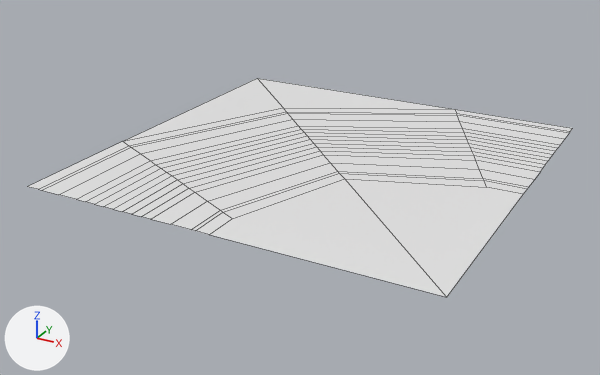
One commit to the FBX model Project 1.5 (1)/Assets/Asset Pack/Models/SR_Env_Dirt_Track_Corner_Wide.fbx: the scene before it, then after it.
The view is the same before and after, from a 50 mm lens placed at (0.152, -0.889, 0.303), pointed at (-0.214, -0.223, -0.03). Lighting does not change. The marker at lower left points along +X, +Y and +Z. Mesh edges are drawn as thin lines. Materials are left out; every surface is plain grey. Where no turn or scale is listed for an object, it has been applied to the vertices.

The first picture shows 'SR_Env_Dirt_Track_Corner_Wide'.
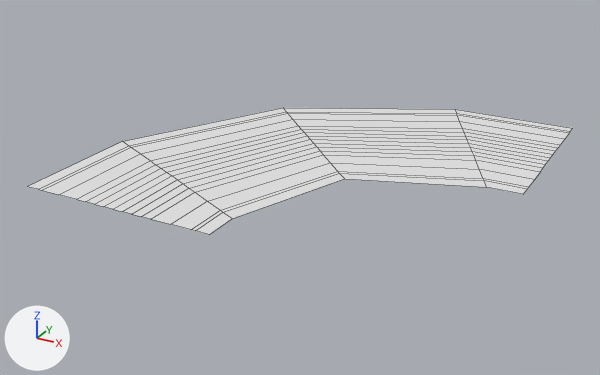
The change, as a list of edits to the scene's bpy script:
```text
Change me_mesh:
    where me_mesh.from_pydata(...)  # 87 vertices, 68 faces; spans x -0.4..0.0, y -0.4..0.0, z 0.0
    used by ob_sr_env_dirt_track_corner_wide; location = (0.0, 0.0, 0.0)
    verts and faces of me_mesh; kept vertices keep their numbers, new ones are numbered from 87
    before: 0 (-0.4, -0.267, 0.0) at pixel (122, 141), 1 (-0.4, 0.0, 0.0) at pixel (257, 78), 52 (-0.31, -0.09, 0.0) at pixel (283, 107), 53 (-0.133, 0.0, 0.0) at pixel (454, 109)
    before: 5 (-0.2, -0.4, 0.0) at pixel (209, 234), 19 (-0.2, -0.367, 0.0) at pixel (232, 218), 35 (0.0, -0.4, 0.0) at pixel (446, 297), 36 (-0.155, -0.245, 0.0) at pixel (344, 178), 57 (0.0, -0.2, 0.0) at pixel (523, 194)
    before: 71 (-0.033, -0.2, 0.0) at pixel (486, 187)
    me_mesh part 1
    add delete_vertices([1])  # with the faces that use them
    me_mesh part 2
    add delete_vertices([35])  # with the faces that use them
```

Changed parts and their boxes [x1, y1, x2, y2] in the pictures (600 x 375 px):
'SR_Env_Dirt_Track_Corner_Wide', reshaped (42% shorter)
    before: [27, 78, 573, 297]
    after: [27, 108, 573, 234]
part 1 of me_mesh, deleted
    before: [125, 78, 449, 141]
part 2 of me_mesh, deleted
    before: [209, 179, 523, 297]
